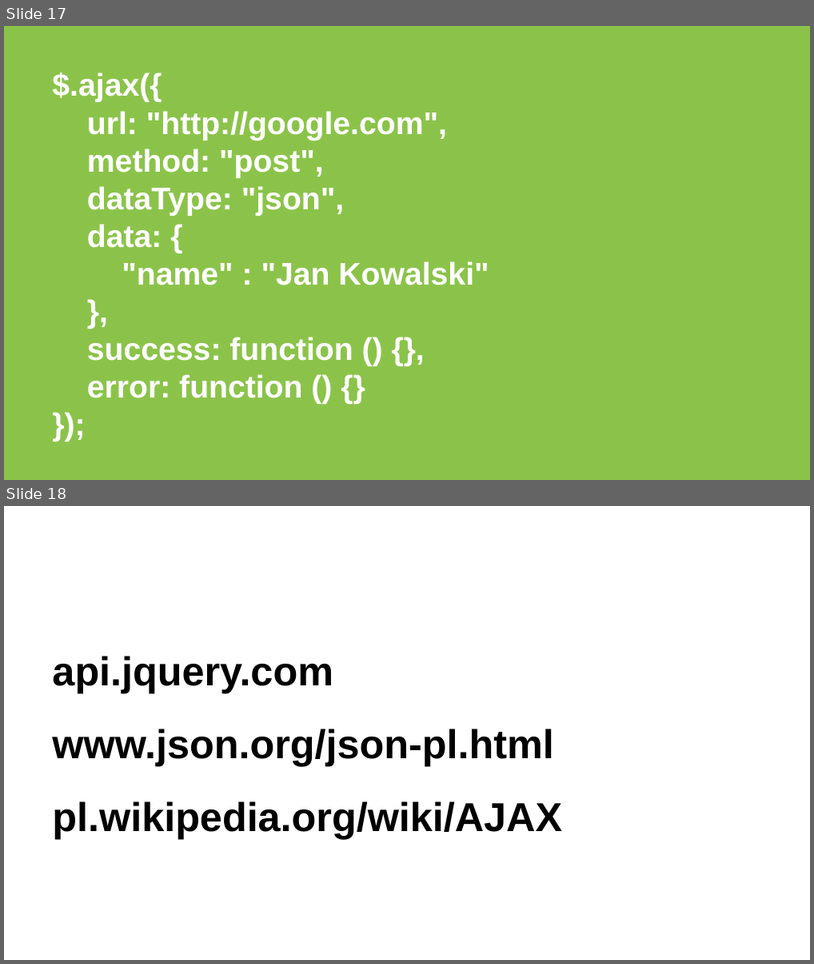
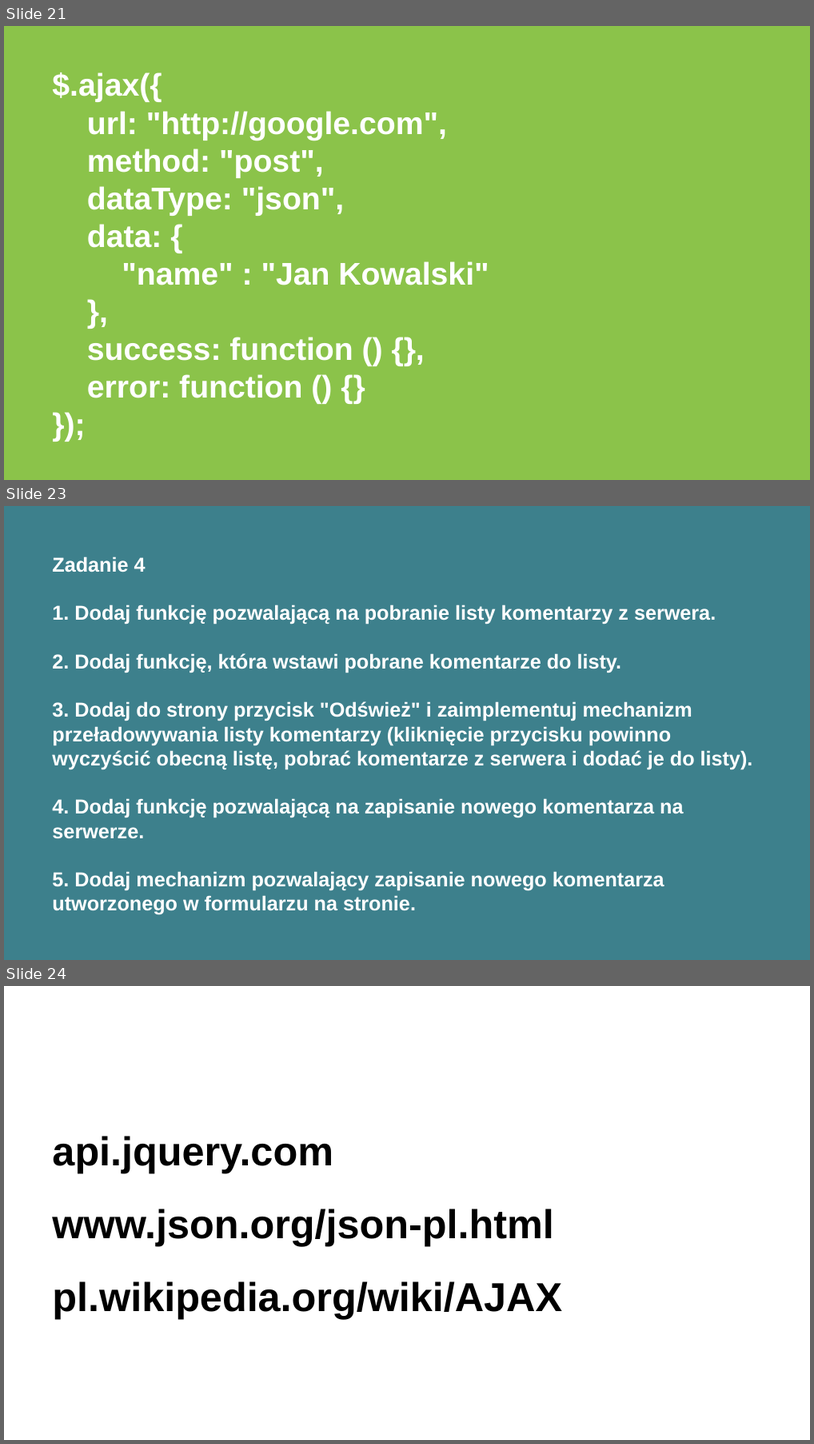
Before and after one commit to czajkowski/jquery_comments_client, a slide deck: JS - meet.js - warsztaty - Szczecin - 2015-11-14.pptx. Shown one above the other, each under a label of ours: slides 17 and 18 before the commit, slides 21, 23 and 24 after it; the slides between them are not shown. The pictures are 814x964 and 814x1444 pixels, drawn with LibreOffice and Linux fonts; fonts in the diff are those of the drawing. Boxes give left, top, right and bottom in pixels: in the first picture for what was removed or moved away, otherwise in the second. Text is boxed around its words. In the diff, an @@ line names an element or a change of style, - is before the commit and + after.

```diff
--- a/JS - meet.js - warsztaty - Szczecin - 2015-11-14.pptx
+++ b/JS - meet.js - warsztaty - Szczecin - 2015-11-14.pptx
@@ slide 23 added at (x1=4, y1=506, x2=810, y2=960), background #3D808C @@
@@ title added at (x1=52, y1=556, x2=754, y2=915), 18 pt, text #FFFFFF, bold @@
+Zadanie 4
+1. Dodaj funkcję pozwalającą na pobranie listy komentarzy z serwera.
+2. Dodaj funkcję, która wstawi pobrane komentarze do listy.
+3. Dodaj do strony przycisk "Odśwież" i zaimplementuj mechanizm przeładowywania listy komentarzy (kliknięcie przycisku powinno wyczyścić obecną listę, pobrać komentarze z serwera i dodać je do listy).
+4. Dodaj funkcję pozwalającą na zapisanie nowego komentarza na serwerze.
+5. Dodaj mechanizm pozwalający zapisanie nowego komentarza utworzonego w formularzu na stronie.
@@ what was slide 17 is now slide 21 @@
@@ what was slide 18 is now slide 24 @@
```
Also in this commit, not shown: 1 slide changed, 5 other slides added, 2 other files.
